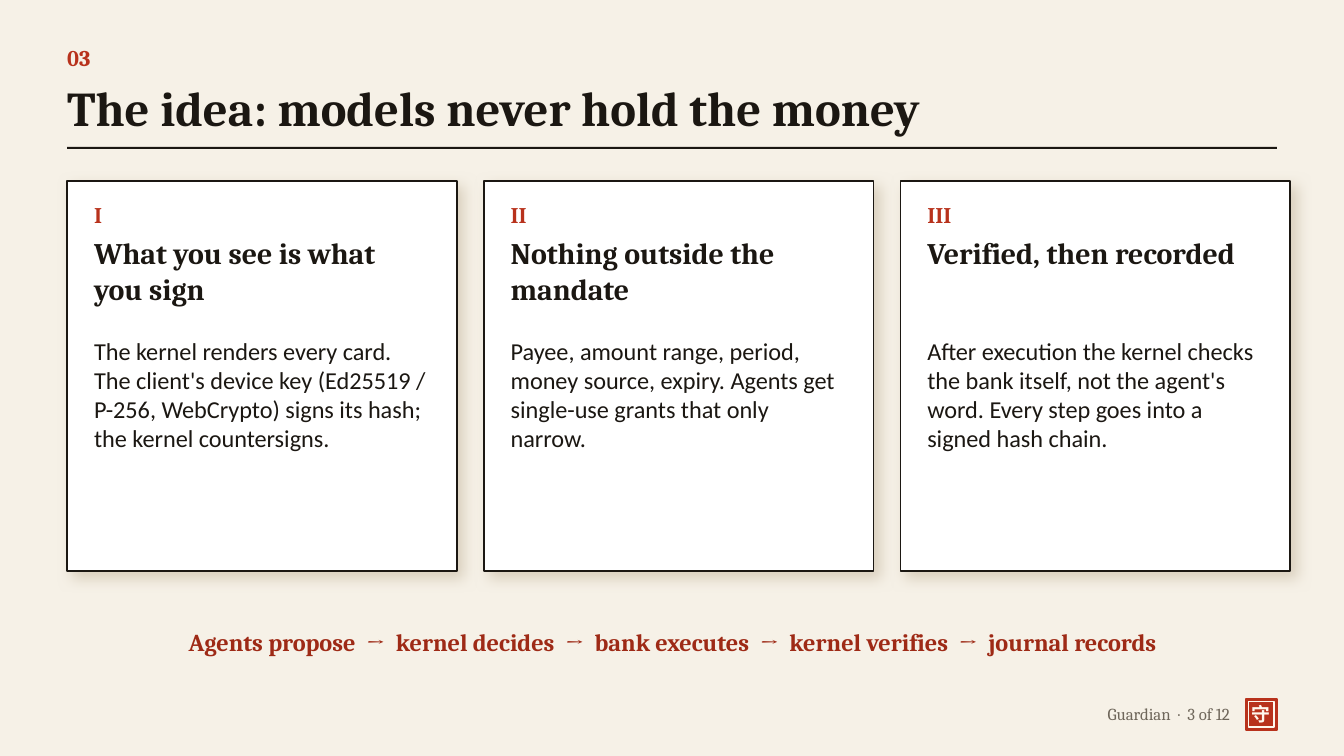
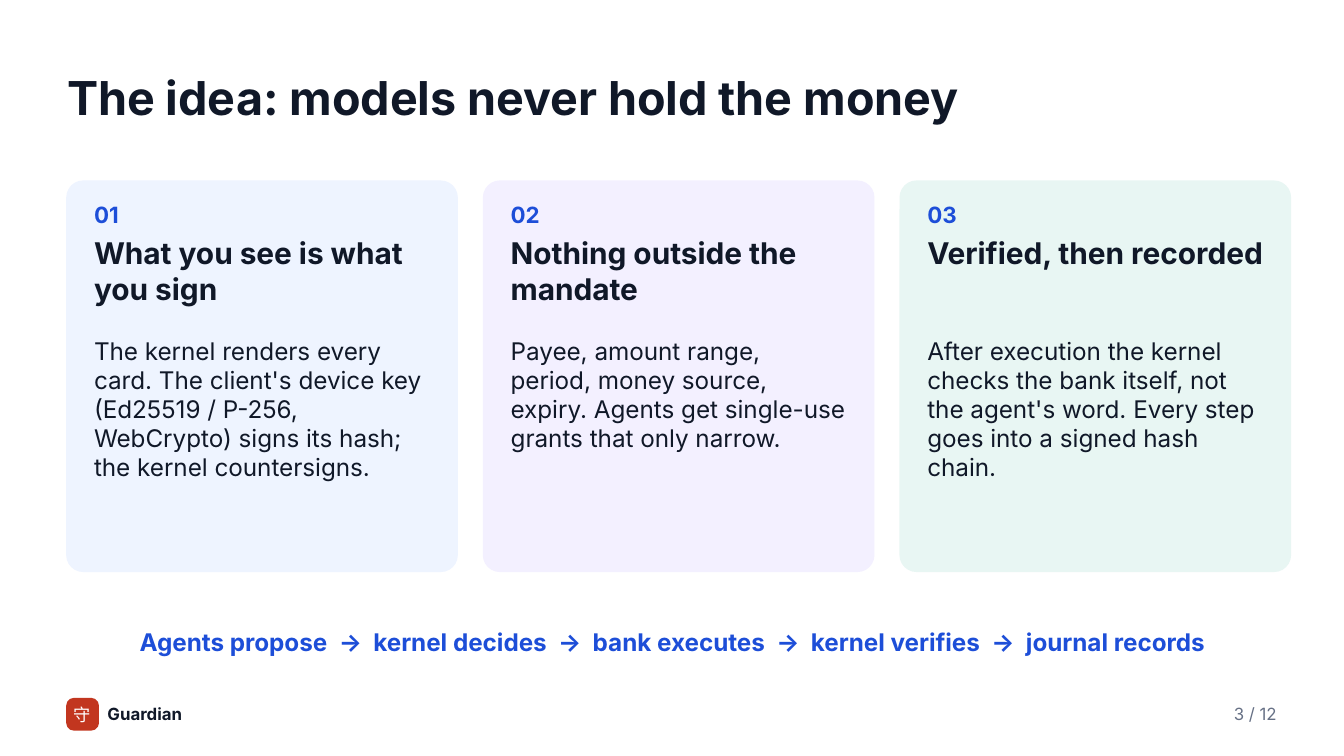
Before and after one commit to yourfavoriteself/ShenzhenFinTechathonTopicA, a slide deck: slide 3 of docs/presentation.pptx. Drawn at 1344x756 pixels with LibreOffice and Linux fonts; fonts in the diff are those of the drawing. Boxes give left, top, right and bottom in pixels: in the first picture for what was removed or moved away, otherwise in the second. Text is boxed around its words. In the diff, an @@ line names an element or a change of style, - is before the commit and + after.

Commit message:
Match the deck, PDFs and README badges to the new style

```diff
--- a/docs/presentation.pptx
+++ b/docs/presentation.pptx
@@ background #F6F1E7 to #FFFFFF @@
@@ text "The idea: models never hold ...": place and size @@
-text "The idea: models never hold ..." at <box>67,92,920,136</box>
+text "The idea: models never hold ..." at <box>67,79,959,125</box>
@@ text "The idea: models never hold ..." at <box>67,79,959,125</box>: size 26 to 25 pt, font Cambria to Inter, text colour #1B1712 to #101828 @@
@@ line removed from (67, 148) to (1277, 148) @@
@@ rectangle removed at <box>67,181,457,571</box> @@
@@ rounded rectangle added at <box>67,181,457,571</box>, fill #EEF4FF, outline #EEF4FF 1 pt @@
@@ text at <box>94,206,119,224</box>: text changed; font Cambria to Inter; text colour #B8321C to #1D4ED8 @@
-I
+01
@@ rectangle removed at <box>484,181,874,571</box> @@
@@ rounded rectangle added at <box>484,181,874,571</box>, fill #F3F0FF, outline #F3F0FF 1 pt @@
@@ text at <box>511,206,540,223</box>: text changed; font Cambria to Inter; text colour #B8321C to #1D4ED8 @@
-II
+02
@@ rectangle removed at <box>900,181,1290,571</box> @@
@@ rounded rectangle added at <box>900,181,1290,571</box>, fill #E8F6F3, outline #E8F6F3 1 pt @@
@@ text "03": place and size @@
-text "03" at <box>67,51,90,66</box>
+text "03" at <box>927,206,957,223</box>
@@ text "03" at <box>927,206,957,223</box>: font Cambria to Inter, text colour #B8321C to #1D4ED8 @@
@@ text removed at <box>927,208,951,223</box> @@
-III
@@ font Cambria to Inter, text colour #1B1712 to #101828 in 3 elements at <box>94,241,403,307</box>, <box>511,241,796,301</box>, <box>927,241,1263,270</box> @@
@@ font Calibri to Inter, text colour #1B1712 to #101828 in 3 elements at <box>94,342,421,482</box>, <box>511,342,845,453</box>, <box>927,341,1254,477</box> @@
@@ text "Agents propose → kernel decides ..." at <box>140,632,1205,657</box>: font Cambria to Inter, text colour #9E2A16 to #1D4ED8 @@
@@ text "守": place and size @@
-text "守" at <box>1252,705,1271,727</box>
+text "守" at <box>74,706,91,723</box>
@@ text "守" at <box>74,706,91,723</box>: size 10.1 to 9.2 pt, text colour #FFF8EE to #FFFFFF, bold off @@
@@ rounded rectangle added at <box>67,699,98,730</box>, fill #C2361F, outline #C2361F 1 pt @@
@@ text added at <box>107,707,182,720</box>, 9 pt, text #101828, bold @@
+Guardian
@@ text at <box>1234,707,1277,720</box>: text changed; font Cambria to Inter; text colour #6F675B to #667085 @@
-Guardian · 3 of 12
+3 / 12
@@ rectangle removed at <box>1246,699,1277,730</box> @@
@@ rectangle removed at <box>1249,702,1274,727</box> @@
```
Also in this commit, not shown: 10 other slides changed, 1 slide added, 1 slide removed, 7 other files.
